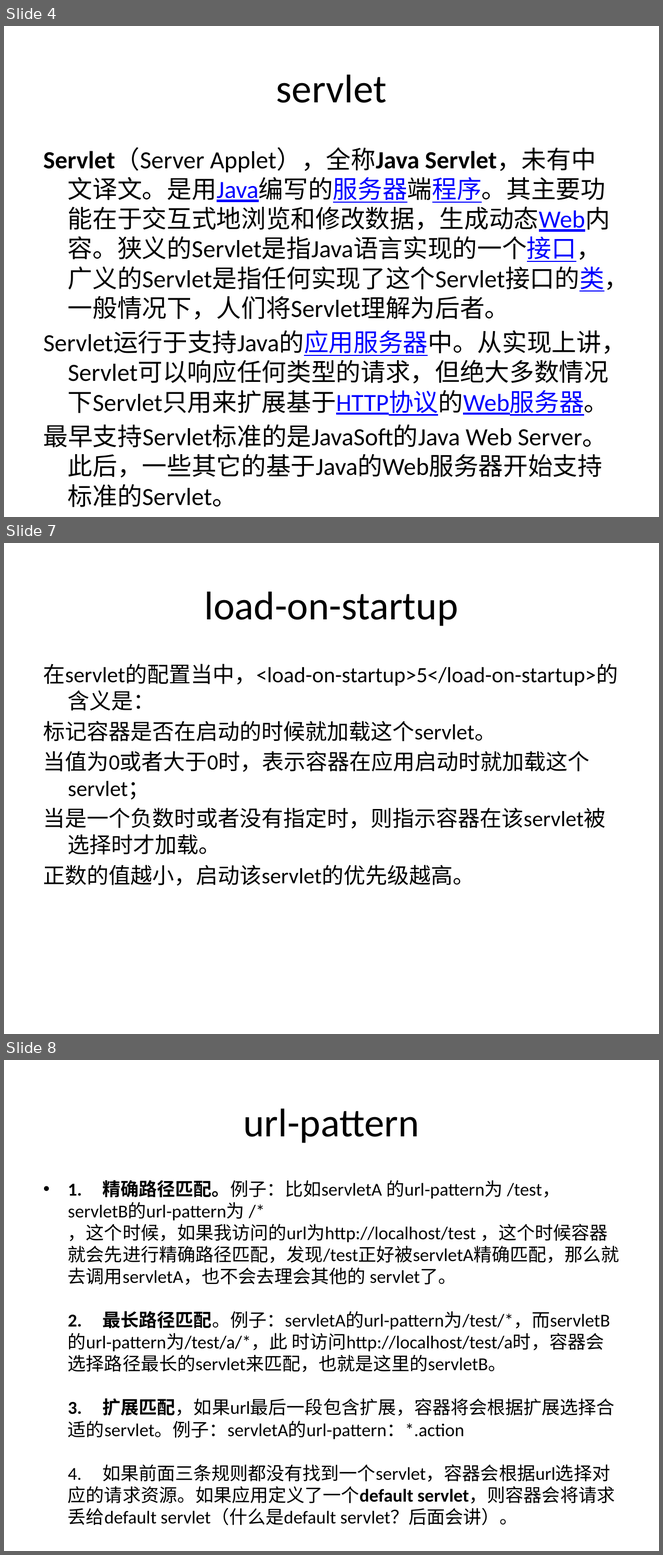
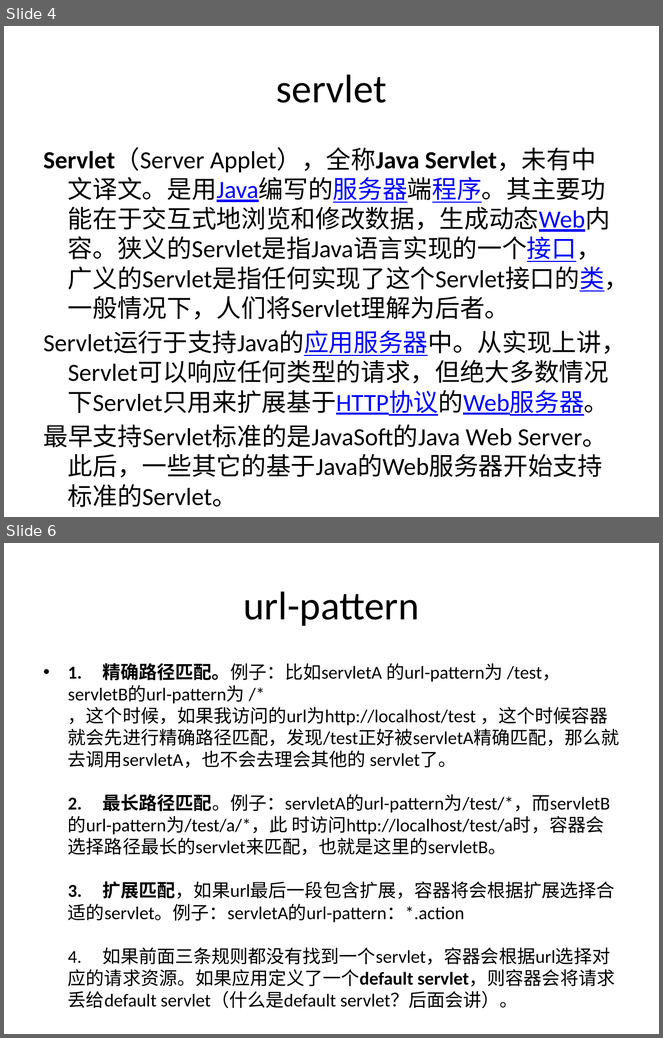
Before and after one commit to hejian1639/SpringMVC, a slide deck: Introduction.pptx. Shown one above the other, each under a label of ours: slides 4, 7 and 8 before the commit, slides 4 and 6 after it; the slides between them are not shown. The pictures are 663x1555 and 663x1038 pixels, drawn with LibreOffice and Linux fonts; fonts in the diff are those of the drawing. Boxes give left, top, right and bottom in pixels: in the first picture for what was removed or moved away, otherwise in the second. Text is boxed around its words. In the diff, an @@ line names an element or a change of style, - is before the commit and + after.

```diff
--- a/Introduction.pptx
+++ b/Introduction.pptx
@@ slide 7 removed at bbox=[4, 543, 659, 1034], background #FFFFFF @@
@@ title removed at bbox=[205, 591, 458, 626] @@
-load-on-startup
@@ text removed at bbox=[44, 664, 619, 886] @@
-在servlet的配置当中，<load-on-startup>5</load-on-startup>的含义是：
-标记容器是否在启动的时候就加载这个servlet。
-当值为0或者大于0时，表示容器在应用启动时就加载这个servlet；
-当是一个负数时或者没有指定时，则指示容器在该servlet被选择时才加载。
-正数的值越小，启动该servlet的优先级越高。
@@ what was slide 8 is now slide 6 @@
```
Also in this commit, not shown: 8 slides changed, 7 slides added, 4 other slides removed, 6 other files.
